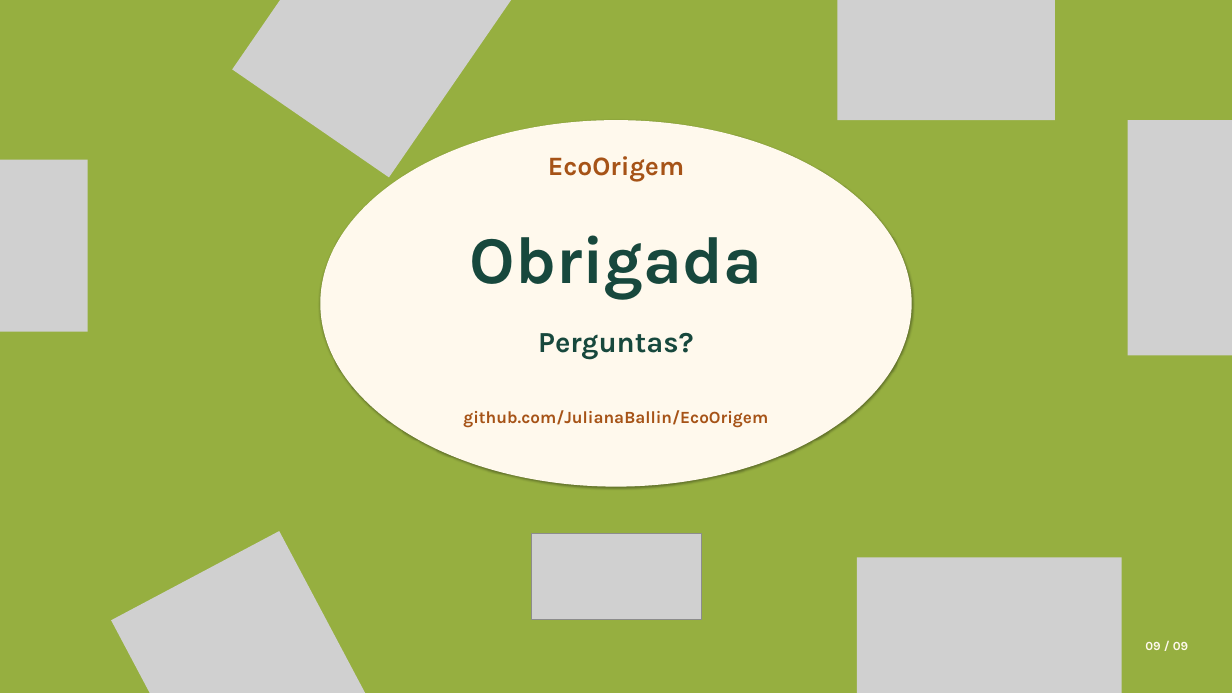
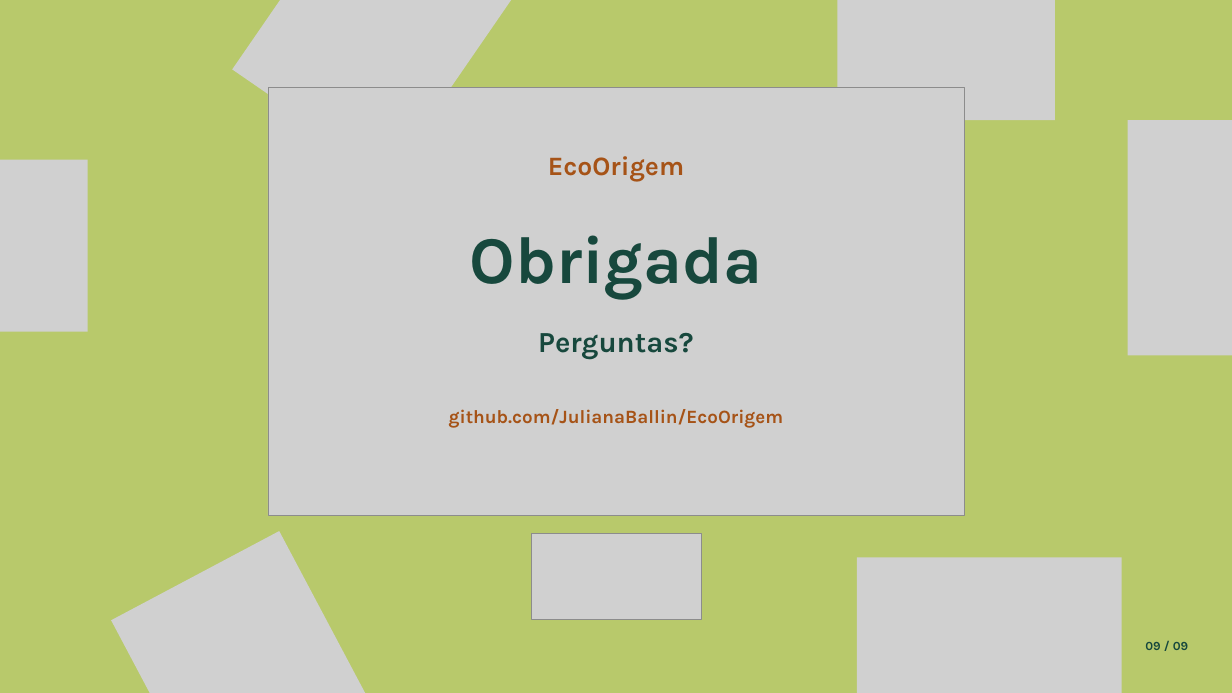
Before and after one commit to JulianaBallin/EcoOrigem, a slide deck: slide 9 of docs/slides/apresentacao-ecoorigem.pptx. Drawn at 1232x693 pixels with LibreOffice and Linux fonts; fonts in the diff are those of the drawing; grey boxes stand for pictures. Boxes give left, top, right and bottom in pixels: in the first picture for what was removed or moved away, otherwise in the second. Text is boxed around its words. In the diff, an @@ line names an element or a change of style, - is before the commit and + after.

```diff
--- a/docs/slides/apresentacao-ecoorigem.pptx
+++ b/docs/slides/apresentacao-ecoorigem.pptx
@@ background #96AF40 to #B8C96B @@
@@ picture added at [268,87,964,516] @@
@@ ellipse removed at [320,120,912,487] @@
@@ text "github.com/JulianaBallin/EcoOrigem" at [449,409,783,428]: size 20 to 22 pt @@
@@ text "09 / 09" at [1145,642,1188,650]: text colour #FFF9ED to #17483D @@
```
Also in this commit, not shown: 8 other slides changed, 1 other file.
